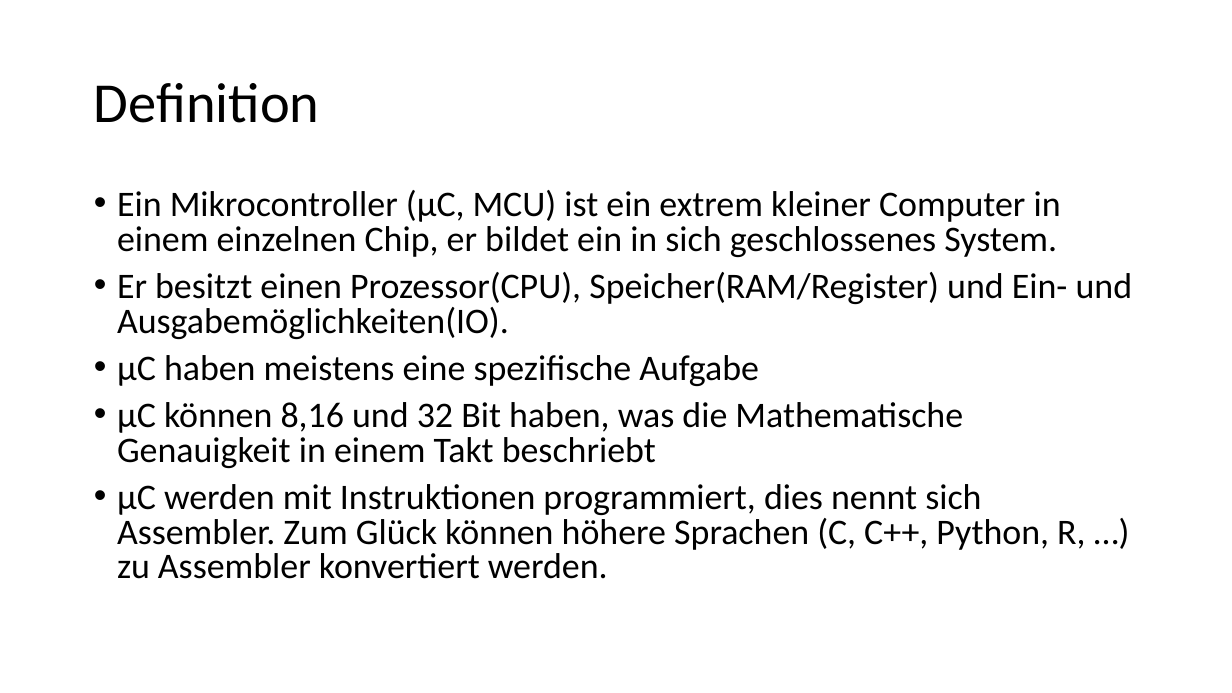
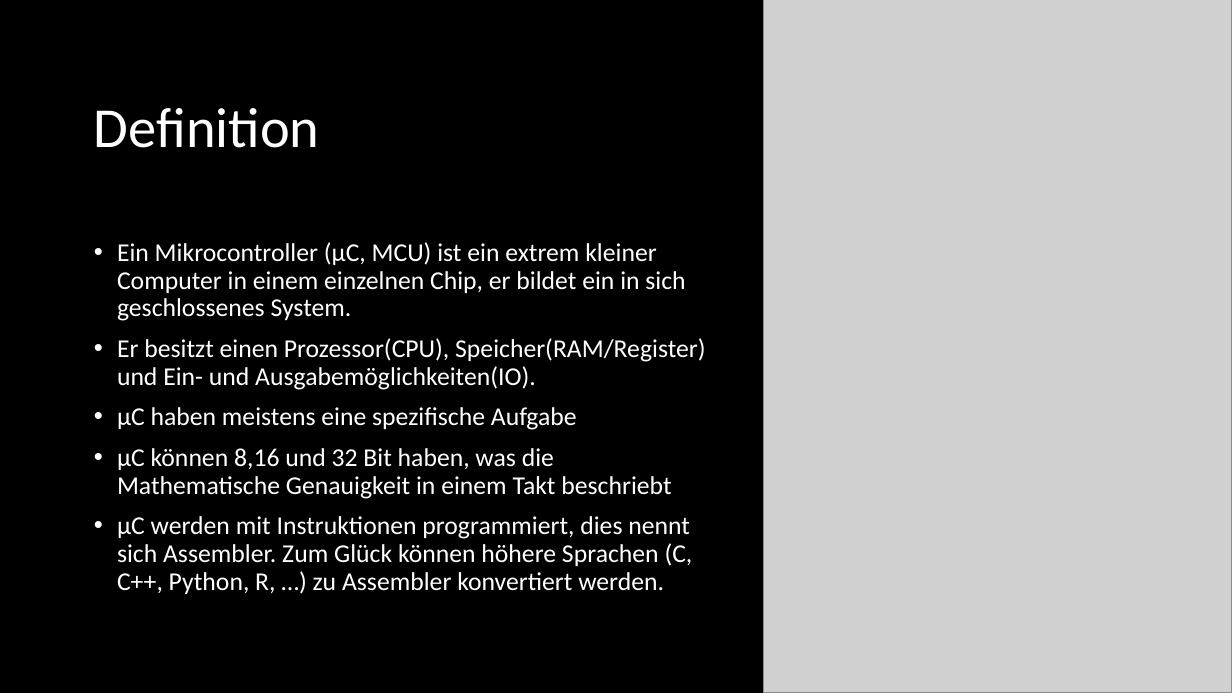
Before and after one commit to technikzentrum/ArduinoWorkshop, a slide deck: slide 2 of Tag 1/01-Was ist ein Microcontroller.pptx. Drawn at 1232x693 pixels with LibreOffice and Linux fonts; fonts in the diff are those of the drawing; grey boxes stand for pictures. Boxes give left, top, right and bottom in pixels: in the first picture for what was removed or moved away, otherwise in the second. Text is boxed around its words. In the diff, an @@ line names an element or a change of style, - is before the commit and + after.

```diff
--- a/Tag 1/01-Was ist ein Microcontroller.pptx
+++ b/Tag 1/01-Was ist ein Microcontroller.pptx
@@ background #FFFFFF to #000000 @@
@@ picture added at [763,0,1232,693] @@
@@ title "Definition" at [94,108,320,148]: text colour #000000 to #FFFFFF @@
@@ text "Ein Mikrocontroller (µC, MCU) ist ...": place and size @@
-text "Ein Mikrocontroller (µC, MCU) ist ..." at [117,190,1133,579]
+text "Ein Mikrocontroller (µC, MCU) ist ..." at [117,242,705,594]
@@ text "Ein Mikrocontroller (µC, MCU) ist ..." at [117,242,705,594]: size 28 to 20 pt, text colour #000000 to #FFFFFF; line spacing 0.8 to 0.9 @@
```
Also in this commit, not shown: 4 other slides changed, 6 other files.
